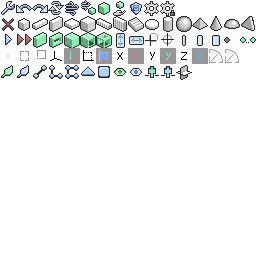
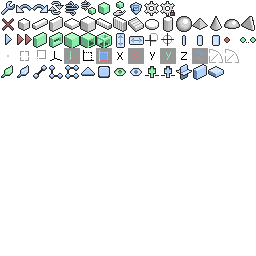
Revision of a layered 256 x 256 image; what changed, layer by layer:
removed layer "Layer #2" over (178, 66, 190, 79)
removed layer "Layer #1" over (176, 69, 192, 76)
painted on "icons.png" over (176, 64, 224, 80)
